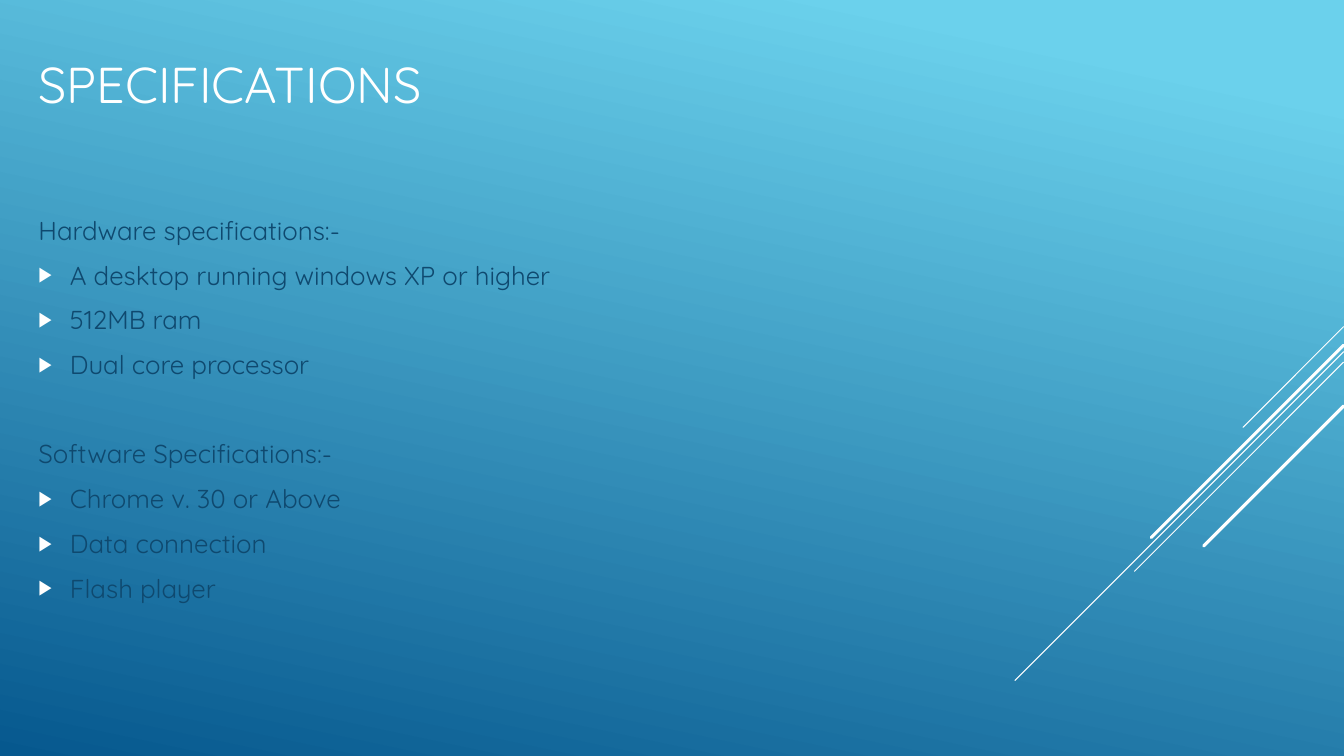
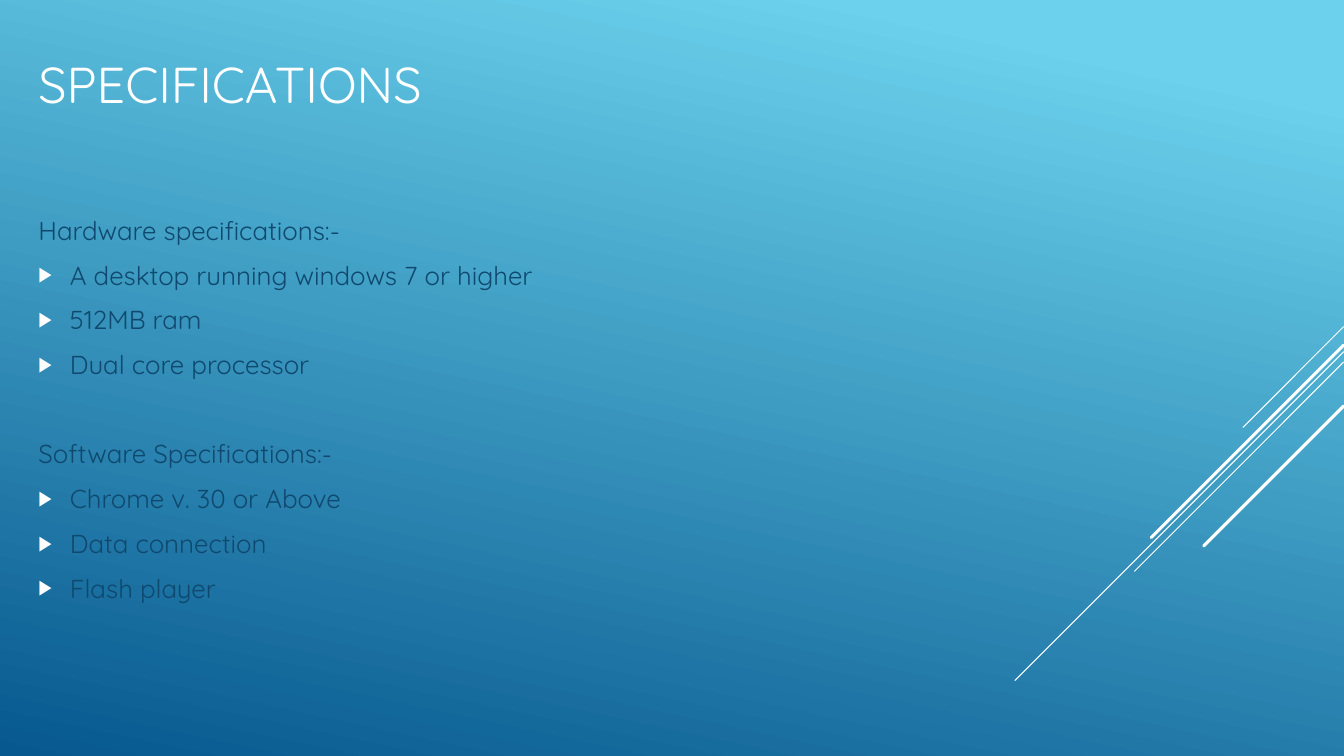
Before and after one commit to DSujitKumar/PaathShala, a slide deck: slide 7 of Paathsala.pptx. Drawn at 1344x756 pixels with LibreOffice and Linux fonts; fonts in the diff are those of the drawing. Boxes give left, top, right and bottom in pixels: in the first picture for what was removed or moved away, otherwise in the second. Text is boxed around its words. In the diff, an @@ line names an element or a change of style, - is before the commit and + after.

```diff
--- a/Paathsala.pptx
+++ b/Paathsala.pptx
@@ text at (70,266,532,290): text changed @@
-▶ A desktop running windows XP or higher
+▶ A desktop running windows 7 or higher
```
Also in this commit, not shown: 3 other slides changed, 1 slide removed.
